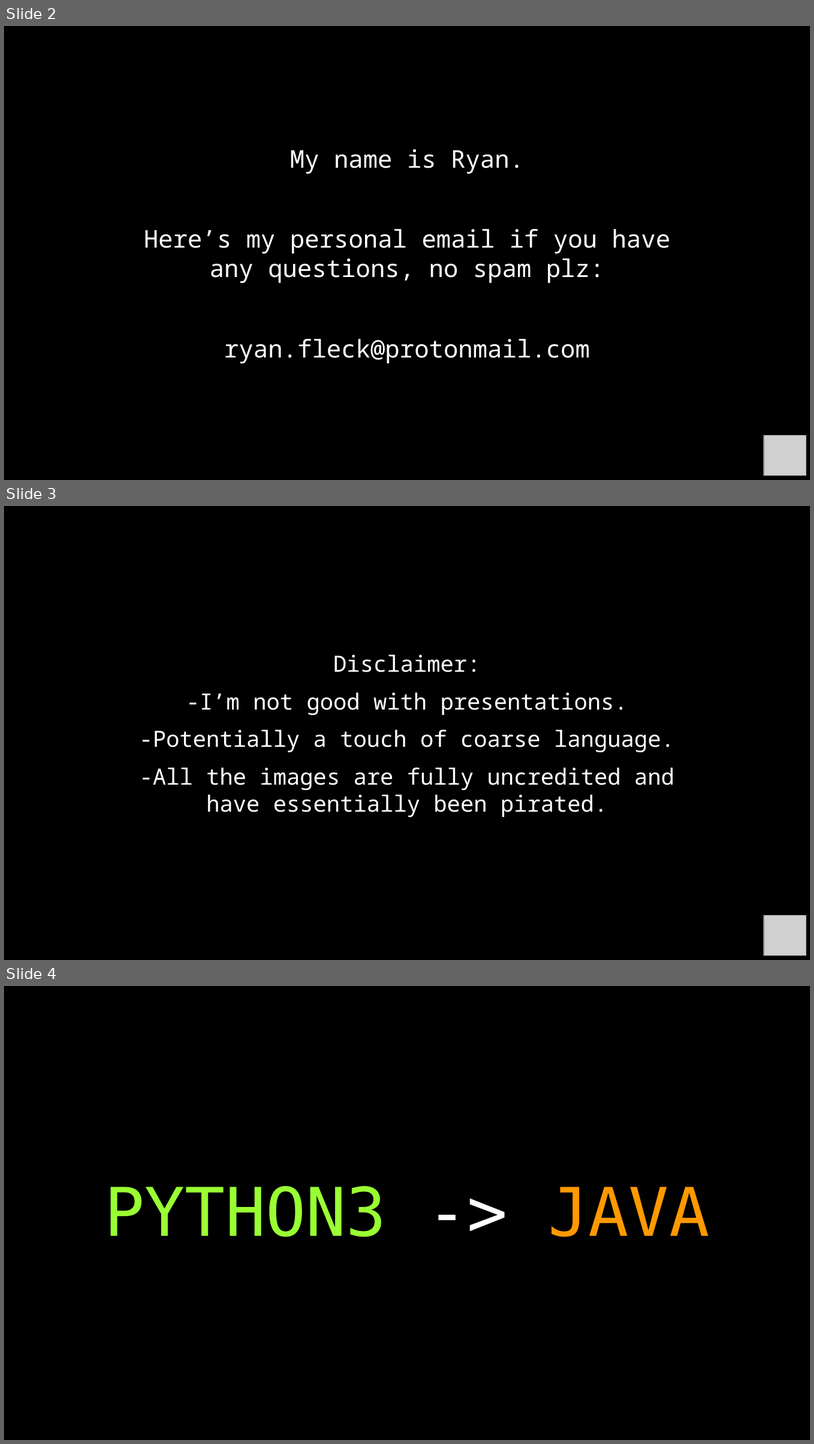
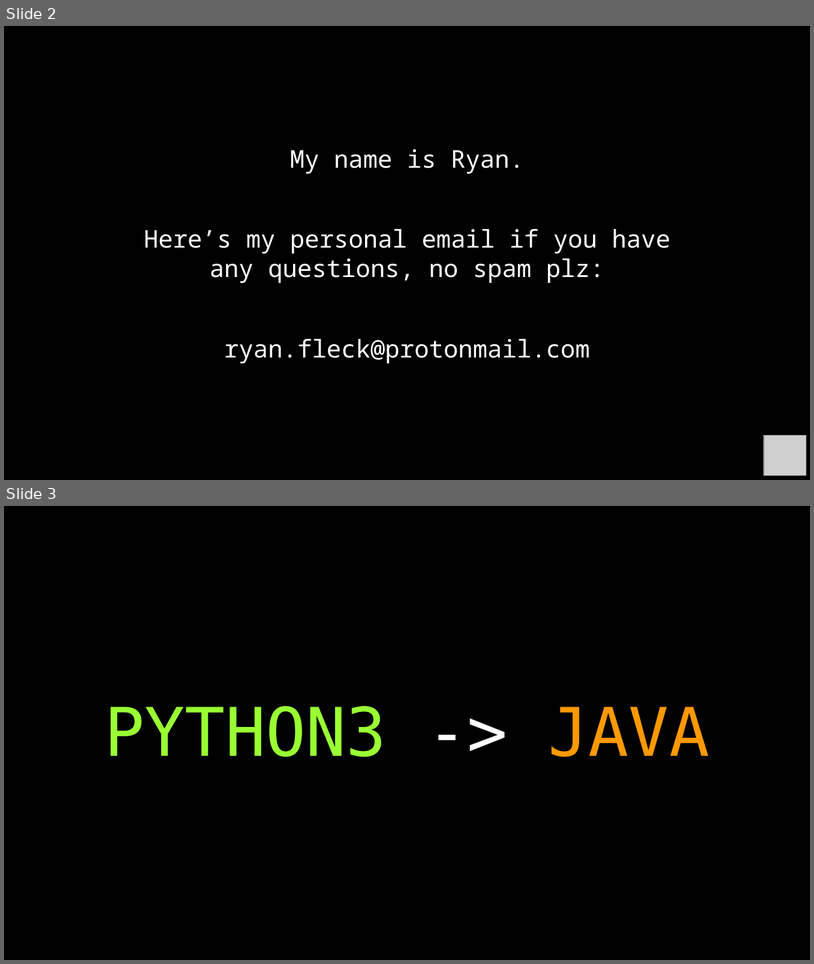
Before and after one commit to RyanFleck/Projects, a slide deck: Teaching/RCF_Py_Java_Tutorial.odp. Shown one above the other, each under a label of ours: slides 2, 3 and 4 before the commit, slides 2 and 3 after it. The pictures are 814x1444 and 814x964 pixels, drawn with LibreOffice and Linux fonts; fonts in the diff are those of the drawing; grey boxes stand for pictures; background and template pictures are left out. Boxes give left, top, right and bottom in pixels: in the first picture for what was removed or moved away, otherwise in the second. Text is boxed around its words. In the diff, an @@ line names an element or a change of style, - is before the commit and + after.

```diff
--- a/Teaching/RCF_Py_Java_Tutorial.odp
+++ b/Teaching/RCF_Py_Java_Tutorial.odp
@@ slide 3 removed at box(4, 506, 810, 960), background #000000 @@
@@ text removed at box(140, 654, 675, 817) @@
-Disclaimer:
--I’m not good with presentations.
--Potentially a touch of coarse language.
--All the images are fully uncredited and have essentially been pirated.
@@ picture removed at box(764, 915, 807, 955) @@
@@ what was slide 4 is now slide 3 @@
```
Also in this commit, not shown: 3 slides changed, 5 other files.
